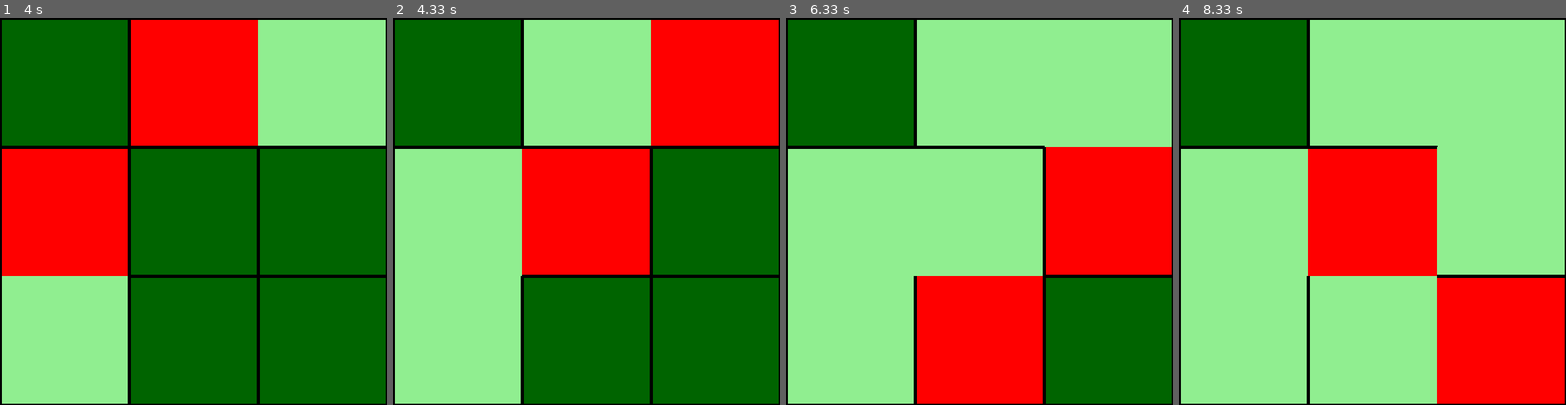
Above: before the commit, frames 1-4 (left to right).
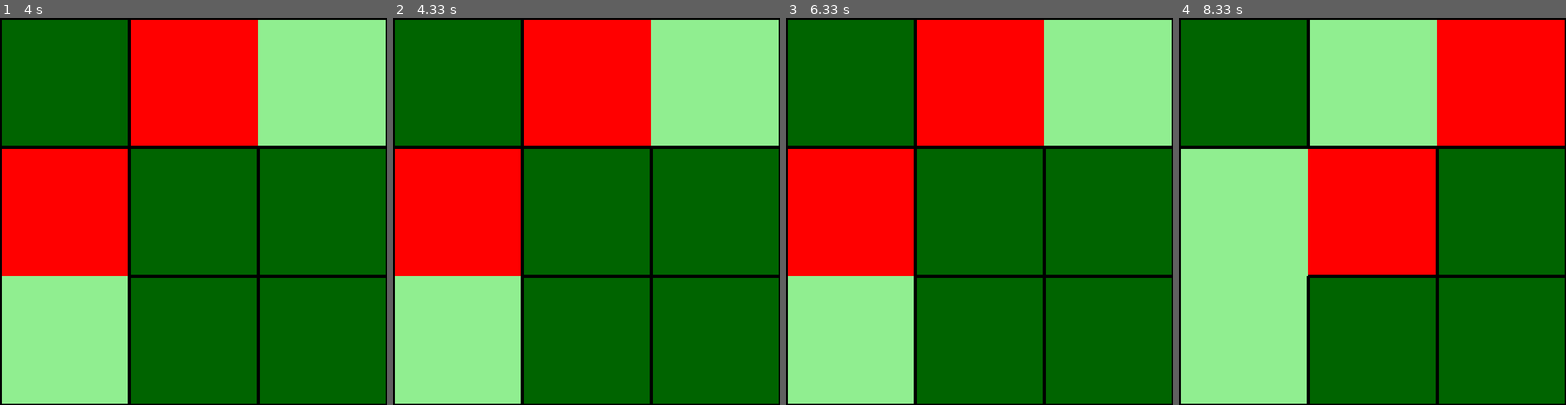
Above: after the commit, the same moments.

Repository: Lollygot/hack-a-bot-2024
Game: pygame game, started from maze.py
Same seed, same stepped clock (60 frames per second), same inputs: the game is played once before the commit and once after it.
Inputs:
- Up to frame 1 (4 s): no input
- Up to frame 2 (4.33 s): no input
- Up to frame 3 (6.33 s): no input
- Up to frame 4 (8.33 s): no input

Frame 1 is identical in both runs. In frame 2, 43% of the frame differs, in the area x 0-100%, y 0-67%; in frame 3, 54%, in the area x 0-100%, y 0-100%; in frame 4, 44%.

Commit message:
works with floating points now
still need to fix the code where the coodinates might go out of a certain tolerance. For example a bot cannot just "skip" a box

Diff:
--- a/maze.py
+++ b/maze.py
@@ -1,10 +1,33 @@
 import pygame
+import math
+# import serial
+
+# serial_port = '/dev/ttyUSB0'
+# baud_rate = 9600
+# ser = serial.Serial(serial_port, baud_rate)
+# try:
+#     while True:
+#         serial_input = ser.readline().decode().strip()
+#         print("Received:", serial_input)
+
+# except KeyboardInterrupt:
+#     ser.close()
+#     print("Serial port closed")
+
+
+
+
 bot_1_x, bot_1_y = 2, 0
 bot_2_x, bot_2_y = 0, 2
 
 array_of_incoming_data = [
     (2, 0), # bot 1 initial
     (0, 2), # bot 2 inital
+    (1.2, 0.5), # bot 1 decimals
+    (0.5, 1.8), # bot 2 decimals
+    (1.8, 0.5), # bot 1 decimals
+    (0.5, 1.2), # bot 2 decimals
+
     (1, 0), # bot 1
     (0, 1), # bot 2
     (2, 0), # bot 1
@@ -49,7 +72,6 @@
 bot_1 = None
 bot_2 = None
 # you can reset the current index to change the initial position of the algorithm
-current_rect_index = 0
 bot_1_index = 0
 bot_2_index = 0
 
@@ -109,14 +131,14 @@
 
 
 
+
+
     def set_current(self, bool):
         '''Use this function to reset colors for the current rectangle and the other rectangles'''
         if bool:
             self.color = 'red'
         else:
             self.color = 'lightgreen'
-
-
         self.visited = True
 
     def __str__(self):
@@ -148,7 +170,9 @@
 
 def find_index(x, y):
     '''This function returns the index of the rectangle in the 1D array'''
-    return y * RECT_NUM_HOR + x
+    x = math.floor(x)
+    y = math.floor(y)
+    return int(y * RECT_NUM_HOR + x)
 
 
 
@@ -164,10 +188,29 @@
 
 
 
-
 bot_1 = rectangles[bot_1_index]
 bot_2 = rectangles[bot_2_index]
 
+def check_valid_move(current, next):
+
+    if next.x_coord < 0 or next.x_coord >= SCREEN_WIDTH or next.y_coord < 0 or next.y_coord >= SCREEN_HEIGHT:
+        print("Invalid move for bot")
+        return False
+
+    tolerance = RECT_WIDTH + 10
+
+    # okay something is wrong here
+    # if not (current.x_coord - tolerance <= next.x_coord <= current.x_coord + tolerance):
+    #     print("next x-coordinate is not within the range around current x-coordinate")
+    #     return False
+    # elif not (current.y_coord - tolerance <= next.y_coord <= current.y_coord + tolerance):
+    #     print("next y-coordinate is not within the range around current y-coordinate")
+    #     return False
+
+    return True
+
+
+
 
 
 def remove_walls(current, next):
@@ -175,6 +218,8 @@
     '''Simple mathematics to calculate the difference in x and y values
     Then difference is used to determine this walls from each rectangle to remove'''
 
+    if not check_valid_move(current, next):
+        return
     # I was making a major blunder by reversing the subtractions
     x_diff = next.x_coord - current.x_coord
     y_diff = next.y_coord - current.y_coord
@@ -213,6 +258,8 @@
         next_bot_1_x, next_bot_1_y = array_of_incoming_data.pop(0)
         next_bot_2_x, next_bot_2_y = array_of_incoming_data.pop(0)
 
+
+
         bot_1_index = find_index(next_bot_1_x, next_bot_1_y)
         bot_2_index = find_index(next_bot_2_x, next_bot_2_y)
         print("Bot 1 index")
